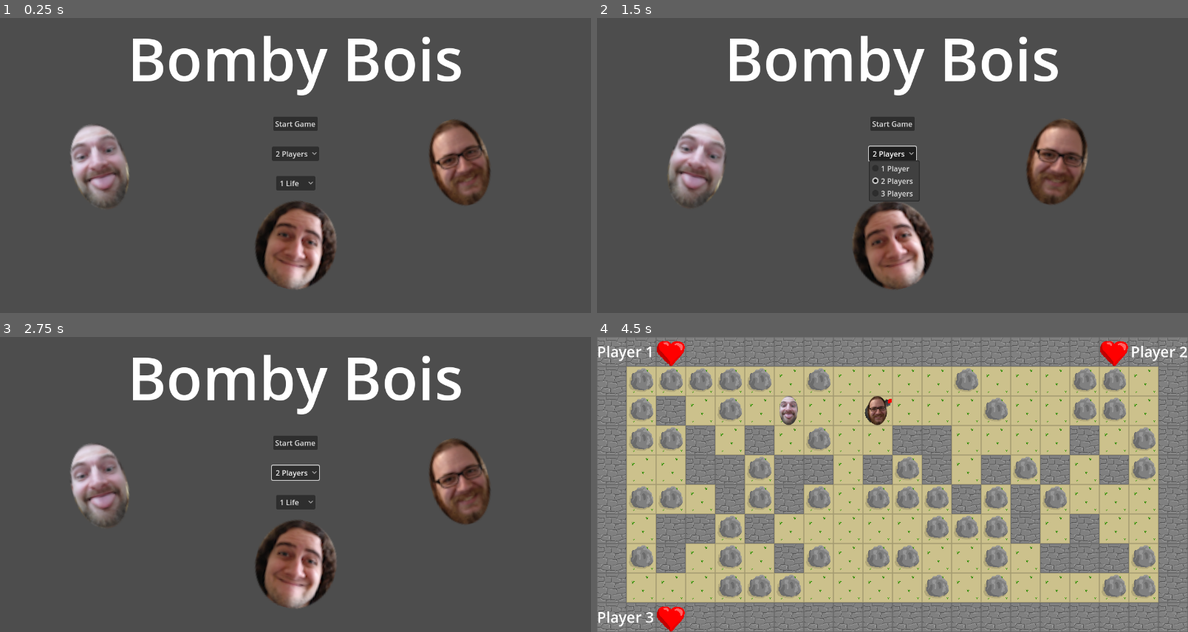
Above: before the commit, frames 1-4 (two rows, left to right).
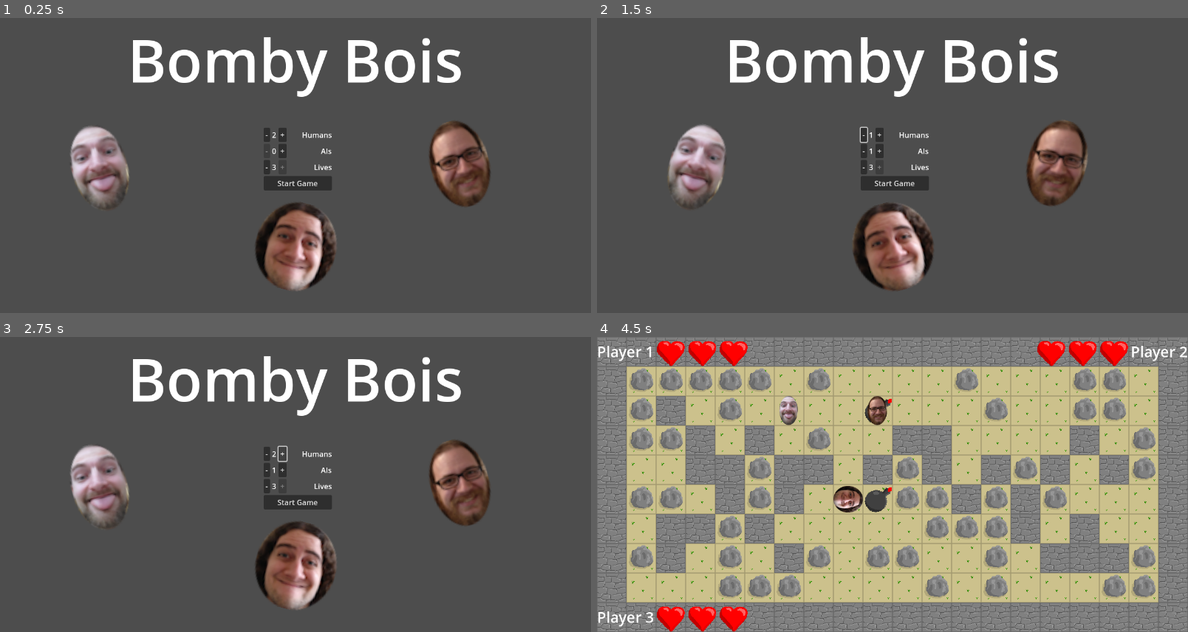
Above: after the commit, the same moments.

Repository: tierriminator/bombyboi
Game: Godot game, scene res://main_menu.tscn
Two runs of this game, one before a commit and one after it. Both use one fixed random seed, a clock stepped at 60 frames per second and the inputs below.
Inputs (mouse positions are in pixels of both pictures, inside the frame that each line leads up to):
- Up to frame 1 (0.25 s): no input
- Up to frame 2 (1.5 s): click (862, 136) at 0.5 s, where only the run after the commit has a clickable "-"; click (892, 153) at 1.25 s, where only the run before the commit has a clickable "2 Players"
- Up to frame 3 (2.75 s): click (283, 455) at 2 s, where only the run after the commit has a clickable "+"
- Up to frame 4 (4.5 s): click (892, 502) at 2.75 s, where only the run before the commit has a clickable "1 Life"; click (892, 443) at 3.5 s, where only the run before the commit has a clickable "Start Game"; tap Enter at 4.25 s

The runs differ from the first frame. In frame 1, 3.3% of the frame differs, in the area x 11-83%, y 6-93%; in frame 2, 3.6%, in the area x 12-83%, y 6-93%; in frame 3, 3.4%; in frame 4, 2.6%.

Commit message:
better menu

Diff:
--- a/bombyboi/main_menu.gd
+++ b/bombyboi/main_menu.gd
@@ -1,15 +1,65 @@
 extends Control
+
+var humans = 2:
+	set(x):
+		if x >= 0 and x <= 3:
+			humans = x
+			$CenterControls/HumansControl/Minus.disabled = x == 0
+			$CenterControls/HumansControl/Plus.disabled = x == 3
+			$CenterControls/HumansControl/Count.text = str(x)
+			if x + ais < 2:
+				ais = 2 - x
+			elif x + ais > 3:
+				ais = 3 - x
+var ais = 0:
+	set(x):
+		if x >= 0 and x <= 3:
+			ais = x
+			$CenterControls/AIControl/Minus.disabled = x == 0
+			$CenterControls/AIControl/Plus.disabled = x == 3
+			$CenterControls/AIControl/Count.text = str(x)
+			if x + humans < 2:
+				humans = 2 - x
+			elif x + humans > 3:
+				humans = 3 - x
+var lives = 3:
+	set(x):
+		if x >= 1 and x <= 3:
+			lives = x
+			$CenterControls/LivesControl/Minus.disabled = x == 0
+			$CenterControls/LivesControl/Plus.disabled = x == 3
+			$CenterControls/LivesControl/Count.text = str(x)
 
 func _ready() -> void:
 	$AudioStreamPlayer.play()
+	humans = 2
+	ais = 0
+	lives = 3
 
 func _on_new_game_pressed() -> void:
-	Main.player_count = $MenuCenter/PlayerCount.get_selected_id() + 1
-	if Main.player_count == 1:
-		Main.ai_count = 1
-	else:
-		Main.ai_count = 0
-	Main.starting_lives = $MenuCenter/StartingLives.get_selected_id() + 1
+	Main.player_count = humans
+	Main.ai_count = ais
+	Main.starting_lives = lives
 	Main.load_map(Main.map.resource_path)
 
-# get_tree().get_nodes_in_group("players")
+func _on_human_minus_pressed() -> void:
+	humans -= 1
+
+func _on_human_plus_pressed() -> void:
+	humans += 1
+
+
+func _on_ai_minus_pressed() -> void:
+	ais -= 1
+
+
+func _on_ai_plus_pressed() -> void:
+	ais += 1
+
+
+func _on_lives_minus_pressed() -> void:
+	lives -= 1
+
+
+func _on_lives_plus_pressed() -> void:
+	lives += 1
--- a/bombyboi/main_menu.tscn
+++ b/bombyboi/main_menu.tscn
@@ -17,6 +17,8 @@
 anchors_preset = 15
 anchor_right = 1.0
 anchor_bottom = 1.0
+offset_top = 3.0
+offset_bottom = 3.0
 grow_horizontal = 2
 grow_vertical = 2
 script = ExtResource("1_7vrkn")
@@ -32,74 +34,79 @@
 horizontal_alignment = 1
 vertical_alignment = 1
 
-[node name="MenuCenter" type="Control" parent="."]
-custom_minimum_size = Vector2(300, 160)
-layout_mode = 1
-anchors_preset = 8
-anchor_left = 0.5
-anchor_top = 0.5
-anchor_right = 0.5
-anchor_bottom = 0.5
-offset_left = -150.0
-offset_top = -106.0
-offset_right = 150.0
-offset_bottom = 54.0
-grow_horizontal = 2
-grow_vertical = 2
+[node name="CenterControls" type="VBoxContainer" parent="."]
+layout_mode = 0
+offset_left = 571.0
+offset_top = 235.0
+offset_right = 719.0
+offset_bottom = 385.0
 
-[node name="NewGame" type="Button" parent="MenuCenter"]
-layout_mode = 1
-anchors_preset = 5
-anchor_left = 0.5
-anchor_right = 0.5
-offset_left = -4.0
-offset_right = 4.0
-offset_bottom = 8.0
-grow_horizontal = 2
+[node name="HumansControl" type="HFlowContainer" parent="CenterControls"]
+layout_mode = 2
+
+[node name="Minus" type="Button" parent="CenterControls/HumansControl"]
+layout_mode = 2
+text = "-"
+
+[node name="Count" type="Label" parent="CenterControls/HumansControl"]
+layout_mode = 2
+text = "2"
+
+[node name="Plus" type="Button" parent="CenterControls/HumansControl"]
+layout_mode = 2
+text = "+"
+
+[node name="Label" type="Label" parent="CenterControls/HumansControl"]
+layout_mode = 2
+size_flags_horizontal = 3
+text = "Humans"
+horizontal_alignment = 2
+
+[node name="AIControl" type="HFlowContainer" parent="CenterControls"]
+layout_mode = 2
+
+[node name="Minus" type="Button" parent="CenterControls/AIControl"]
+layout_mode = 2
+text = "-"
+
+[node name="Count" type="Label" parent="CenterControls/AIControl"]
+layout_mode = 2
+text = "0"
+
+[node name="Plus" type="Button" parent="CenterControls/AIControl"]
+layout_mode = 2
+text = "+"
+
+[node name="Label" type="Label" parent="CenterControls/AIControl"]
+layout_mode = 2
+size_flags_horizontal = 3
+text = "AIs"
+horizontal_alignment = 2
+
+[node name="LivesControl" type="HFlowContainer" parent="CenterControls"]
+layout_mode = 2
+
+[node name="Minus" type="Button" parent="CenterControls/LivesControl"]
+layout_mode = 2
+text = "-"
+
+[node name="Count" type="Label" parent="CenterControls/LivesControl"]
+layout_mode = 2
+text = "3"
+
+[node name="Plus" type="Button" parent="CenterControls/LivesControl"]
+layout_mode = 2
+text = "+"
+
+[node name="Label" type="Label" parent="CenterControls/LivesControl"]
+layout_mode = 2
+size_flags_horizontal = 3
+text = "Lives"
+horizontal_alignment = 2
+
+[node name="NewGame" type="Button" parent="CenterControls"]
+layout_mode = 2
 text = "Start Game"
-
-[node name="PlayerCount" type="OptionButton" parent="MenuCenter"]
-layout_mode = 1
-anchors_preset = 8
-anchor_left = 0.5
-anchor_top = 0.5
-anchor_right = 0.5
-anchor_bottom = 0.5
-offset_left = -16.0
-offset_top = -10.0
-offset_right = 16.0
-offset_bottom = 10.0
-grow_horizontal = 2
-grow_vertical = 2
-selected = 1
-item_count = 3
-popup/item_0/text = "1 Player"
-popup/item_0/id = 0
-popup/item_1/text = "2 Players"
-popup/item_1/id = 1
-popup/item_2/text = "3 Players"
-popup/item_2/id = 2
-
-[node name="StartingLives" type="OptionButton" parent="MenuCenter"]
-layout_mode = 1
-anchors_preset = 7
-anchor_left = 0.5
-anchor_top = 1.0
-anchor_right = 0.5
-anchor_bottom = 1.0
-offset_left = -42.5
-offset_top = -31.0
-offset_right = 42.5
-grow_horizontal = 2
-grow_vertical = 0
-selected = 0
-item_count = 3
-popup/item_0/text = "1 Life"
-popup/item_0/id = 0
-popup/item_1/text = "2 Lives"
-popup/item_1/id = 1
-popup/item_2/text = "3 Lives"
-popup/item_2/id = 2
 
 [node name="p1" type="TextureRect" parent="."]
 layout_mode = 0
@@ -150,7 +157,13 @@
 stream = ExtResource("9_dy7ct")
 volume_db = -10.0
 
-[connection signal="pressed" from="MenuCenter/NewGame" to="." method="_on_new_game_pressed"]
+[connection signal="pressed" from="CenterControls/HumansControl/Minus" to="." method="_on_human_minus_pressed"]
+[connection signal="pressed" from="CenterControls/HumansControl/Plus" to="." method="_on_human_plus_pressed"]
+[connection signal="pressed" from="CenterControls/AIControl/Minus" to="." method="_on_ai_minus_pressed"]
+[connection signal="pressed" from="CenterControls/AIControl/Plus" to="." method="_on_ai_plus_pressed"]
+[connection signal="pressed" from="CenterControls/LivesControl/Minus" to="." method="_on_lives_minus_pressed"]
+[connection signal="pressed" from="CenterControls/LivesControl/Plus" to="." method="_on_lives_plus_pressed"]
+[connection signal="pressed" from="CenterControls/NewGame" to="." method="_on_new_game_pressed"]
 [connection signal="timeout" from="p1/Timer" to="p1" method="_on_timer_timeout"]
 [connection signal="timeout" from="p2/Timer" to="p2" method="_on_timer_timeout"]
 [connection signal="timeout" from="p3/Timer" to="p3" method="_on_timer_timeout"]
